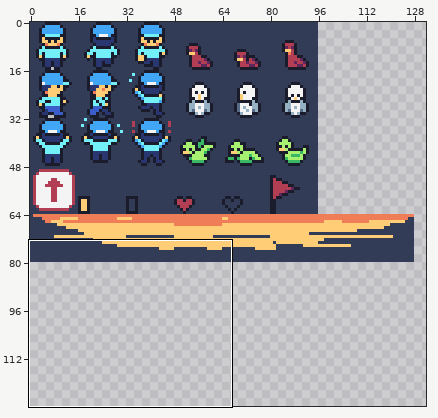
A pixel-art file gets an edit: sprites.aseprite. The picture above shows the old version from afar; the outline marks the close-up.
Close-up. Old version:
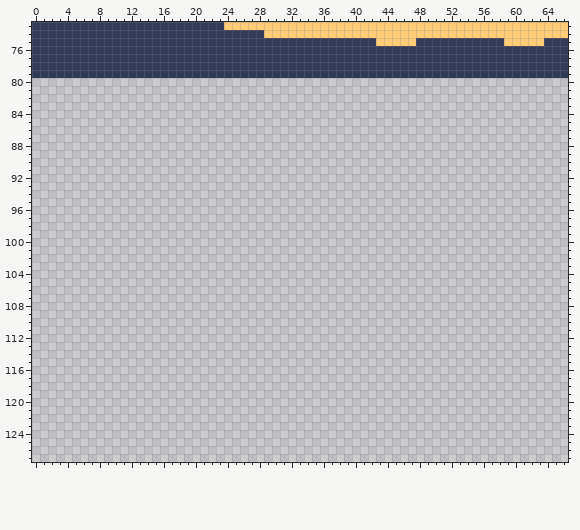
144x128 pixels, 1 frame. Shown: x 0..66, y 73..127. The wide view leaves out empty margins.
New version:
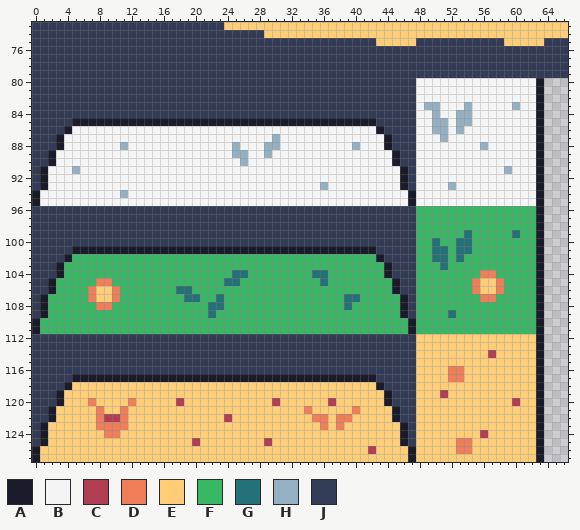
Palette (. is transparent): A #1a1c2c  B #f4f4f4  C #b13e53  D #ef7d57  E #ffcd75  F #38b764  G #257179  H #94b0c2  J #333c57
Log entry: Update sprites.aseprite Updated to add extra map tiles
Difference:
Changed rows in their new state; - is an unchanged pixel.
Layer "Sprites":
first column x 0:
 80 JJJJJJJJJJJJJJJJJJJJJJJJJJJJJJJJJJJJJJJJJJJJJJJJBBBBBBBBBBBBBBBA
 81 JJJJJJJJJJJJJJJJJJJJJJJJJJJJJJJJJJJJJJJJJJJJJJJJBBBBBBBBBBBBBBBA
 82 JJJJJJJJJJJJJJJJJJJJJJJJJJJJJJJJJJJJJJJJJJJJJJJJBBBBBBBBBBBBBBBA
 83 JJJJJJJJJJJJJJJJJJJJJJJJJJJJJJJJJJJJJJJJJJJJJJJJBHHBBBHBBBBBHBBA
 84 JJJJJJJJJJJJJJJJJJJJJJJJJJJJJJJJJJJJJJJJJJJJJJJJBBHBBHHBBBBBBBBA
 85 JJJJJAAAAAAAAAAAAAAAAAAAAAAAAAAAAAAAAAAAAAAJJJJJBBHHBHHBBBBBBBBA
 86 JJJJABBBBBBBBBBBBBBBBBBBBBBBBBBBBBBBBBBBBBBAJJJJBBHHBHBBBBBBBBBA
 87 JJJABBBBBBBBBBBBBBBBBBBBBBBBBBHBBBBBBBBBBBBBAJJJBBBHBBBBBBBBBBBA
 88 JJJABBBBBBBHBBBBBBBBBBBBBHBBBHHBBBBBBBBBHBBBAJJJBBBBBBBBHBBBBBBA
 89 JJABBBBBBBBBBBBBBBBBBBBBBHHBBHBBBBBBBBBBBBBBBAJJBBBBBBBBBBBBBBBA
 90 JJABBBBBBBBBBBBBBBBBBBBBBBHBBBBBBBBBBBBBBBBBBAJJBBBBBBBBBBBBBBBA
 91 JABBBHBBBBBBBBBBBBBBBBBBBBBBBBBBBBBBBBBBBBBBBBAJBBBBBBBBBBBHBBBA
 92 JABBBBBBBBBBBBBBBBBBBBBBBBBBBBBBBBBBBBBBBBBBBBAJBBBBBBBBBBBBBBBA
 93 JABBBBBBBBBBBBBBBBBBBBBBBBBBBBBBBBBBHBBBBBBBBBAJBBBBHBBBBBBBBBBA
 94 ABBBBBBBBBBHBBBBBBBBBBBBBBBBBBBBBBBBBBBBBBBBBBBABBBBBBBBBBBBBBBA
 95 ABBBBBBBBBBBBBBBBBBBBBBBBBBBBBBBBBBBBBBBBBBBBBBABBBBBBBBBBBBBBBA
 96 JJJJJJJJJJJJJJJJJJJJJJJJJJJJJJJJJJJJJJJJJJJJJJJJFFFFFFFFFFFFFFFA
 97 JJJJJJJJJJJJJJJJJJJJJJJJJJJJJJJJJJJJJJJJJJJJJJJJFFFFFFFFFFFFFFFA
 98 JJJJJJJJJJJJJJJJJJJJJJJJJJJJJJJJJJJJJJJJJJJJJJJJFFFFFFFFFFFFFFFA
 99 JJJJJJJJJJJJJJJJJJJJJJJJJJJJJJJJJJJJJJJJJJJJJJJJFFFFFFGFFFFFGFFA
100 JJJJJJJJJJJJJJJJJJJJJJJJJJJJJJJJJJJJJJJJJJJJJJJJFFGFFGGFFFFFFFFA
101 JJJJJAAAAAAAAAAAAAAAAAAAAAAAAAAAAAAAAAAAAAAJJJJJFFGGFGGFFFFFFFFA
102 JJJJAFFFFFFFFFFFFFFFFFFFFFFFFFFFFFFFFFFFFFFAJJJJFFGGFGFFFFFFFFFA
103 JJJAFFFFFFFFFFFFFFFFFFFFFFFFFFFFFFFFFFFFFFFFAJJJFFFGFFFFFFFFFFFA
104 JJJAFFFFFFFFFFFFFFFFFFFFFGGFFFFFFFFGGFFFFFFFAJJJFFFFFFFFDDFFFFFA
105 JJAFFFFFDDFFFFFFFFFFFFFFGGFFFFFFFFFFGFFFFFFFFAJJFFFFFFFDEEDFFFFA
106 JJAFFFFDEEDFFFFFFFGGFFFFFFFFFFFFFFFFFFFFFFFFFAJJFFFFFFFDEEDFFFFA
107 JAFFFFFDEEDFFFFFFFFGGFFGFFFFFFFFFFFFFFFGGFFFFFAJFFFFFFFFDDFFFFFA
108 JAFFFFFFDDFFFFFFFFFFFFGGFFFFFFFFFFFFFFFGFFFFFFAJFFFFFFFFFFFFFFFA
109 JAFFFFFFFFFFFFFFFFFFFFGFFFFFFFFFFFFFFFFFFFFFFFAJFFFFGFFFFFFFFFFA
110 AFFFFFFFFFFFFFFFFFFFFFFFFFFFFFFFFFFFFFFFFFFFFFFAFFFFFFFFFFFFFFFA
111 AFFFFFFFFFFFFFFFFFFFFFFFFFFFFFFFFFFFFFFFFFFFFFFAFFFFFFFFFFFFFFFA
112 JJJJJJJJJJJJJJJJJJJJJJJJJJJJJJJJJJJJJJJJJJJJJJJJEEEEEEEEEEEEEEEA
113 JJJJJJJJJJJJJJJJJJJJJJJJJJJJJJJJJJJJJJJJJJJJJJJJEEEEEEEEEEEEEEEA
114 JJJJJJJJJJJJJJJJJJJJJJJJJJJJJJJJJJJJJJJJJJJJJJJJEEEEEEEEECEEEEEA
115 JJJJJJJJJJJJJJJJJJJJJJJJJJJJJJJJJJJJJJJJJJJJJJJJEEEEEEEEEEEEEEEA
116 JJJJJJJJJJJJJJJJJJJJJJJJJJJJJJJJJJJJJJJJJJJJJJJJEEEEDDEEEEEEEEEA
117 JJJJJAAAAAAAAAAAAAAAAAAAAAAAAAAAAAAAAAAAAAAJJJJJEEEEDDEEEEEEEEEA
118 JJJJAEEEEEEEEEEEEEEEEEEEEEEEEEEEEEEEEEEEEEEAJJJJEEEEEEEEEEEEEEEA
119 JJJAEEEEEEEEEEEEEEEEEEEEEEEEEEEEEEEEEEEEEEEEAJJJEEECEEEEEEEEEEEA
120 JJJAEEEDEEEEDEEEEECEEEEEEEEEEECEEEEEECEEEEEEAJJJEEEEEEEEEEEECEEA
121 JJAEEEEEDEEDEEEEEEEEEEEEEEEEEEEEEEDEEEEEDEEEEAJJEEEEEEEEEEEEEEEA
122 JJAEEEEEDCCDEEEEEEEEEEEECEEEEEEEEEEDDEDDEEEEEAJJEEEEEEEEEEEEEEEA
123 JAEEEEEEDDDDEEEEEEEEEEEEEEEEEEEEEEEEDEDEEEEEEEAJEEEEEEEEEEEEEEEA
124 JAEEEEEEEDDEEEEEEEEEEEEEEEEEEEEEEEEEEEEEEEEEEEAJEEEEEEEECEEEEEEA
125 JAEEEEEEEEEEEEEEEEEECEEEEEEEECEEEEEEEEEEEEEEEEAJEEEEEDDEEEEEEEEA
126 AEEEEEEEEEEEEEEEEEEEEEEEEEEEEEEEEEEEEEEEEECEEEEAEEEEEDDEEEEEEEEA
127 AEEEEEEEEEEEEEEEEEEEEEEEEEEEEEEEEEEEEEEEEEEEEEEAEEEEEEEEEEEEEEEA
Where, in picture pixels (left, top, right, bottom), the same in both close-ups:
added: (32, 78, 544, 462)
